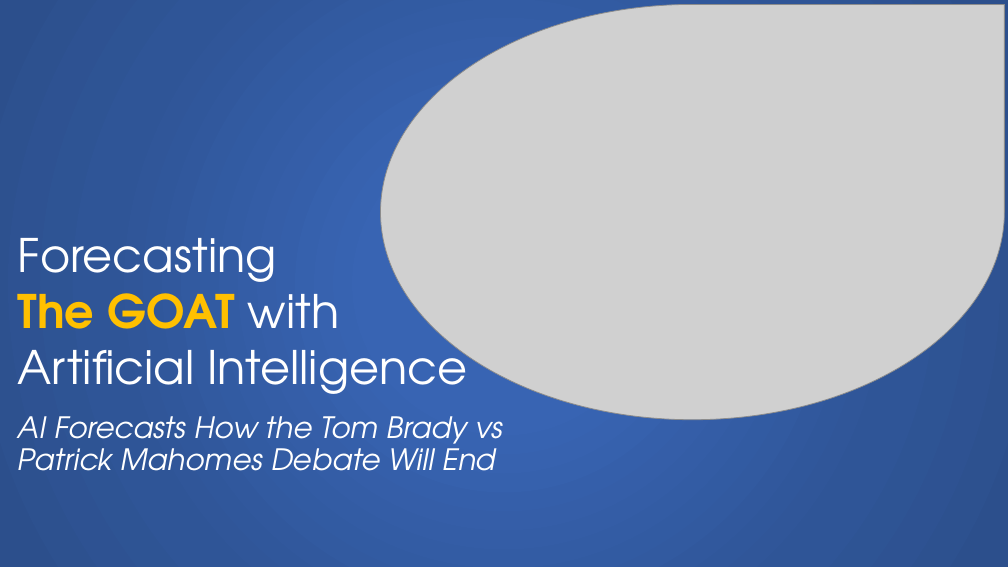
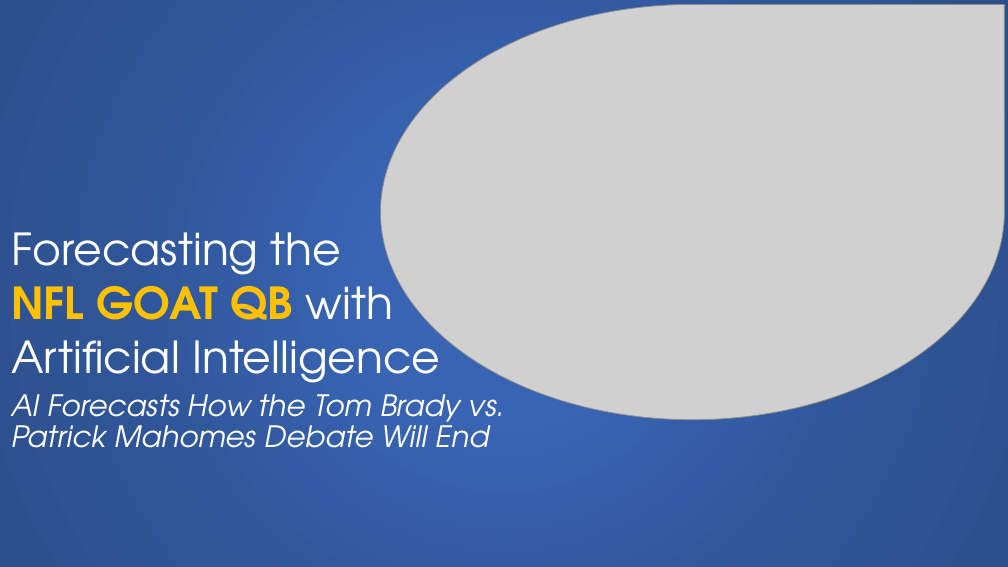
Before and after one commit to bartczernicki/Articles, a slide deck: slide 1 of 20250303_ForecastingtheGOAT-AIForecastsHowtheBradyvsMahomesDebateEnds/Images/Presentation - Source Images.pptx. Drawn at 1008x567 pixels with LibreOffice and Linux fonts; fonts in the diff are those of the drawing; grey boxes stand for pictures. Boxes give left, top, right and bottom in pixels: in the first picture for what was removed or moved away, otherwise in the second. Text is boxed around its words. In the diff, an @@ line names an element or a change of style, - is before the commit and + after.

```diff
--- a/20250303_ForecastingtheGOAT-AIForecastsHowtheBradyvsMahomesDebateEnds/Images/Presentation - Source Images.pptx
+++ b/20250303_ForecastingtheGOAT-AIForecastsHowtheBradyvsMahomesDebateEnds/Images/Presentation - Source Images.pptx
@@ text "Forecasting the": place and size @@
-text "Forecasting the" at bbox=[18, 238, 467, 394]
+text "Forecasting the" at bbox=[11, 232, 440, 383]
@@ text at bbox=[11, 232, 393, 320]: text changed; size 44 to 42 pt @@
-Forecasting
-The GOAT with
+Forecasting the
+NFL GOAT QB with
@@ text at bbox=[11, 327, 440, 383]: size 44 to 42 pt in "Artificial Intelligence" @@
@@ text at bbox=[11, 394, 505, 448]: text changed @@
-AI Forecasts How the Tom Brady vs Patrick Mahomes Debate Will End
+AI Forecasts How the Tom Brady vs. Patrick Mahomes Debate Will End
```
Also in this commit, not shown: 1 other file.
